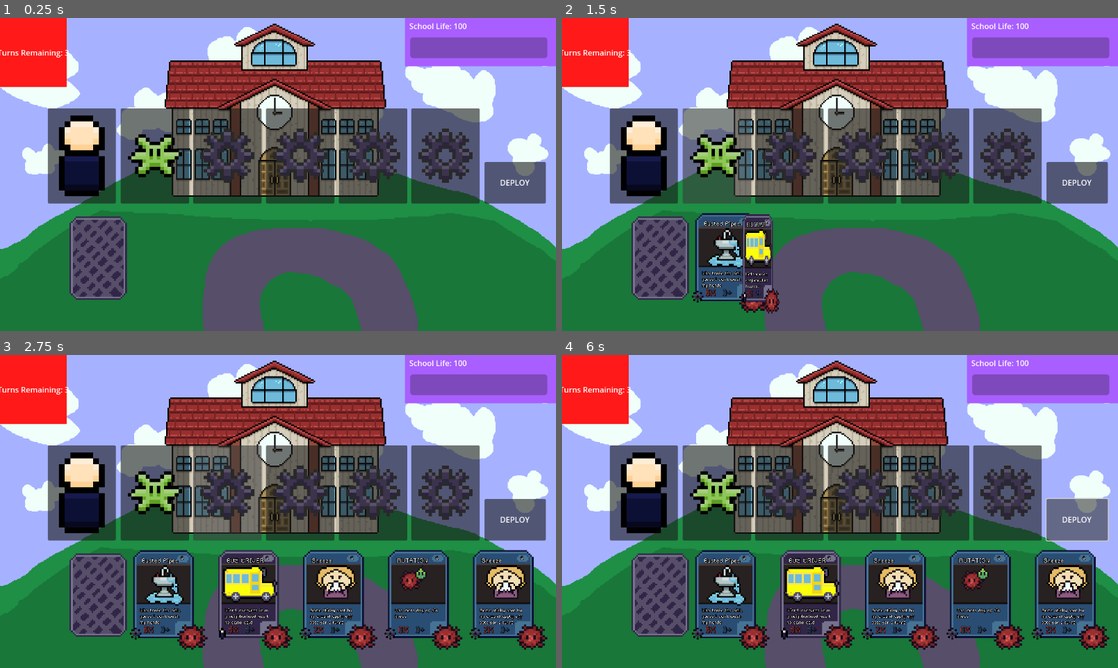
Above: before the commit, frames 1-4 (two rows, left to right).
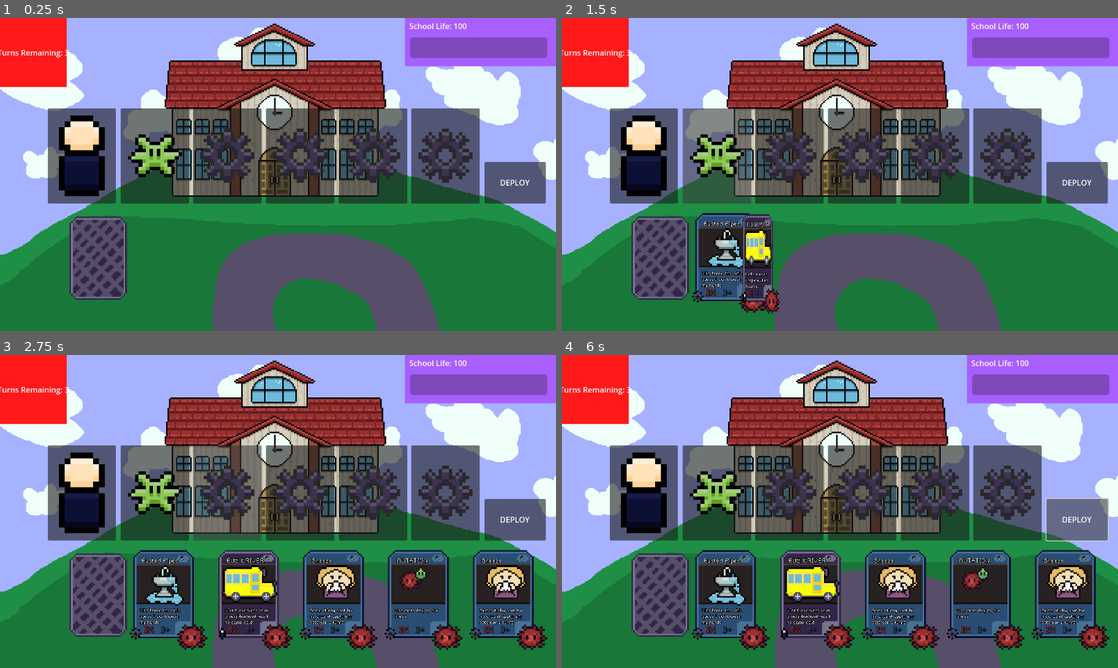
Above: after the commit, the same moments.

Repository: JPGFG/ld24
Game: Godot game, scene res://scenes/game-board/gameboard.tscn
Two runs of this game, one before a commit and one after it. Both use one fixed random seed, a clock stepped at 60 frames per second and the inputs below.
Inputs (mouse positions are in pixels of both pictures, inside the frame that each line leads up to):
- Up to frame 1 (0.25 s): no input
- Up to frame 2 (1.5 s): click (645, 155) at 0.5 s; click (717, 155) at 1.25 s
- Up to frame 3 (2.75 s): click (227, 492) at 2.02 s
- Up to frame 4 (6 s): click "DEPLOY" at 2.75 s; click (645, 492) at 3.5 s; click (717, 492) at 4.25 s; click (789, 492) at 5.02 s; click "DEPLOY" at 5.75 s

The runs differ from the first frame. In frame 1, 7.4% of the frame differs, in the area x 0-100%, y 2-100%; in frame 2, 7.2%; in frame 3, 5.9%; in frame 4, 5.9%.

Commit message:
fixed stretch issue

Diff:
--- a/scenes/game-board/gameboard.tscn
+++ b/scenes/game-board/gameboard.tscn
@@ -45,8 +45,8 @@
 
 [node name="TextureRect" type="TextureRect" parent="skybox"]
 layout_mode = 0
-offset_right = 1152.0
-offset_bottom = 649.0
+offset_right = 1210.0
+offset_bottom = 665.0
 texture = ExtResource("1_7sk5a")
 
 [node name="TextureRect2" type="TextureRect" parent="skybox"]
